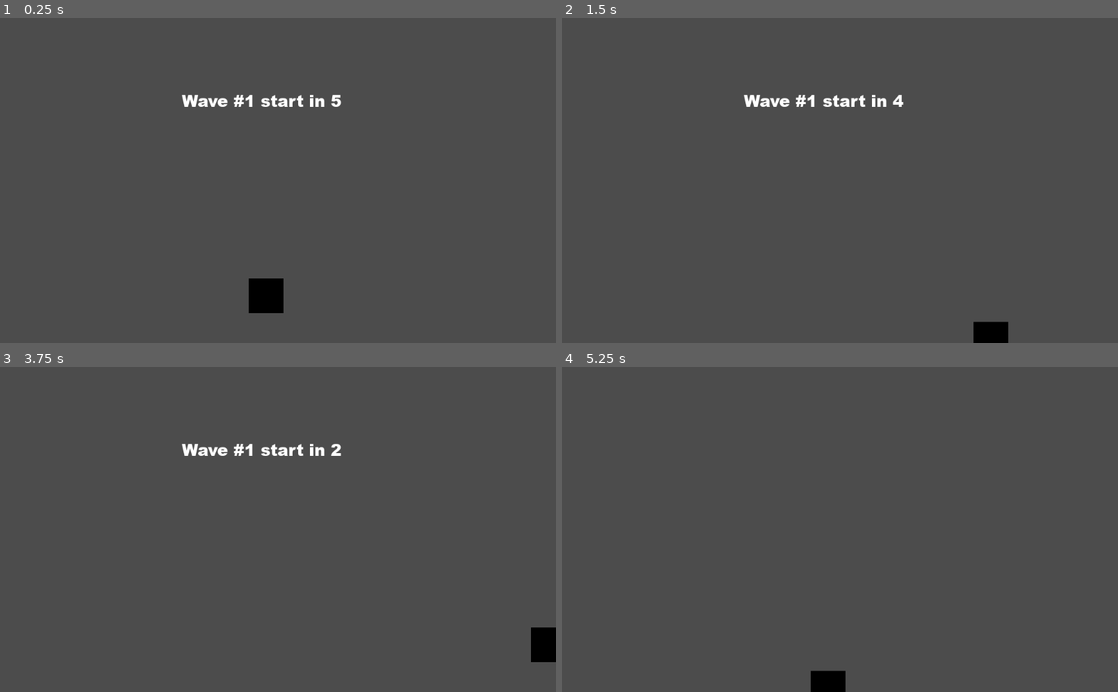
Above: before the commit, frames 1-4 (two rows, left to right).
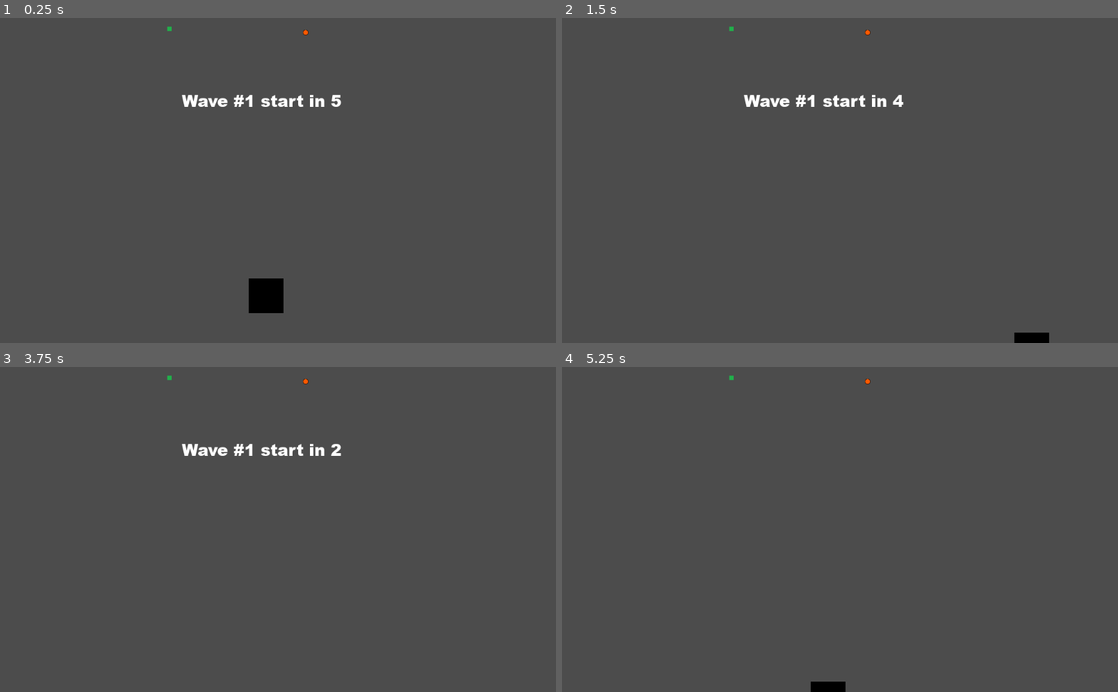
Above: after the commit, the same moments.

Repository: am-camila/Garden-Wars
Game: Godot game, scene res://models/Main/Main.tscn
The game is run twice, just before and just after one commit, with the same random seed, the same clock (stepped at 60 frames per second) and the same inputs. The engine's default icon, where the game draws it, is replaced by a stand-in: a white triangle on a blue panel in a dark square.
Inputs:
- Up to frame 1 (0.25 s): no input
- Up to frame 2 (1.5 s): tap Enter at 0.5 s; hold D (move_right) 0.53-1.28 s; hold S (move_down) from 1.28 s (still down)
- Up to frame 3 (3.75 s): tap Space at 2, 3.5 s; release S (move_down) at 2.03 s; hold D (move_right) 2.03-2.78 s; tap Enter at 2.75 s; hold W (move_up) 2.78-3.53 s; hold A (move_left) from 3.53 s (still down)
- Up to frame 4 (5.25 s): release A (move_left) at 5.03 s; hold S (move_down) from 5.03 s (still down)

The runs differ from the first frame. In frame 1, less than 0.1% of the frame differs, in the area x 30-56%, y 2-6%; in frame 2, 0.6%, in the area x 30-88%, y 2-100%; in frame 3, 0.5%; in frame 4, 0.2%.

Commit message:
agregar sistema de PowerUps

Diff:
--- a/src/Player.gd
+++ b/src/Player.gd
@@ -2,7 +2,7 @@
 
 class_name Player
 
-export var speed = 400
+export var speed = 500
 export var health = 100
 export var damage = 25
 
@@ -11,6 +11,7 @@
 onready var fire_timer = $FireTimer
 
 export (PackedScene) var projectile_scene
+export (PackedScene) var powerUpScene
 
 var target:KinematicBody2D
 var projectile:Sprite
@@ -20,6 +21,7 @@
 
 # Called when the node enters the scene tree for the first time.
 func _ready():
+	powerUpScene.connect("collected", self, "_on_powerup_collected")
 	fire_timer.connect("timeout", self, "fire_at_enemy")
 	max_health = health
 	$LifePoints.max_value = health
@@ -55,16 +57,13 @@
 
 	position += player_position * delta
 
-
 func _on_FireArea_body_entered(body):
 	if body is Enemy:
 		target = body
 		fire_timer.start()
 
-
 func _on_FireArea_body_exited(body):
 	fire_timer.stop()
-
 
 func _on_HitArea_body_entered(body):
 	if body is Enemy: #&& !invulnerabilidad:
@@ -74,3 +73,14 @@
 		#agregar invulnerabilidad por 2 o 3 segundos para que no pueda volver a recibir un hit en ese tiempo
 		if max_health < 1:
 			queue_free()
+
+func increaseSpeed(duration, strength):
+	speed = speed * strength
+
+
+func _on_powerup_collected():
+	var powerUpClass = powerUpScene.powerUpClass
+	if powerUpClass == typeof(SpeedPowerUp):
+		increaseSpeed(5, 1.5)
+	#elif powerUpType == "immunity":
+	#    enableImmunity(7)  # Enable immunity for 7 seconds
--- /dev/null
+++ b/src/PowerUp.gd
@@ -0,0 +1,21 @@
+extends Node2D
+
+signal collected
+
+class_name PowerUp
+
+export var duration: float = 5.0
+export var strength: float = 1.30
+
+onready var timer: Timer = $Timer
+
+func _ready():
+	#timer.start()
+	pass
+func applyPowerUp(player, duration, strength):
+	pass
+
+#Si el player no toma el powerup dentro de un determinado tiempo, se destruye.
+func _on_Timer_timeout():
+	#queue_free()
+	pass
--- a/src/models/Enemy/Enemy.gd
+++ b/src/models/Enemy/Enemy.gd
@@ -5,8 +5,8 @@
 var player
 var max_health
 
-
-
+export (PackedScene) var powerUpScene
+export var powerupChance: float
 export var speed = 3500
 export var health = 50
 export var damage = 25
@@ -38,4 +38,9 @@
 		$LifeBar.value = max_health
 		$LifeBar.show()
 		if max_health < 1:
+			#if randf()*100 <= powerupChance:
+			var powerUp = powerUpScene.instance()
+			powerUp.position = position
+			powerUp.connect("collected", self, "_on_powerup_collected")
+			get_parent().add_child(powerUp)
 			queue_free()
--- a/src/models/Enemy/Enemy.tscn
+++ b/src/models/Enemy/Enemy.tscn
@@ -1,7 +1,8 @@
-[gd_scene load_steps=5 format=2]
+[gd_scene load_steps=6 format=2]
 
 [ext_resource path="res://assets/turret.png" type="Texture" id=1]
 [ext_resource path="res://models/Enemy/Enemy.gd" type="Script" id=2]
+[ext_resource path="res://models/PowerUps/PowerUp.tscn" type="PackedScene" id=3]
 
 [sub_resource type="RectangleShape2D" id=1]
 extents = Vector2( 19, 39 )
@@ -15,6 +16,8 @@
 collision_layer = 2
 collision_mask = 5
 script = ExtResource( 2 )
+powerUpScene = ExtResource( 3 )
+powerupChance = 100.0
 
 [node name="Sprite" type="Sprite" parent="."]
 position = Vector2( 6.875, 15 )
--- /dev/null
+++ b/src/models/Main/Button.gd
@@ -0,0 +1,10 @@
+extends Button
+
+var menu: Node
+
+func _ready():
+	menu = get_node("Menu")  # Assuming the menu is a child node of the button
+
+func _on_Button_pressed():
+	menu.show()  # Show the menu when the button is pressed
+	menu.set_process_input(true)  # Enable input processing for the menu
--- /dev/null
+++ b/src/models/Main/CountdownTimer.gd
@@ -0,0 +1,16 @@
+extends Timer
+
+
+# Declare member variables here. Examples:
+# var a = 2
+# var b = "text"
+
+
+# Called when the node enters the scene tree for the first time.
+func _ready():
+	pass # Replace with function body.
+
+
+# Called every frame. 'delta' is the elapsed time since the previous frame.
+#func _process(delta):
+#	pass
--- a/src/models/Main/Main.tscn
+++ b/src/models/Main/Main.tscn
@@ -1,9 +1,11 @@
-[gd_scene load_steps=8 format=2]
+[gd_scene load_steps=10 format=2]
 
 [ext_resource path="res://models/Player/Player.tscn" type="PackedScene" id=1]
 [ext_resource path="res://models/Enemy/Enemy.tscn" type="PackedScene" id=2]
 [ext_resource path="res://models/Main/Main.gd" type="Script" id=3]
 [ext_resource path="res://fonts/ariblk.ttf" type="DynamicFontData" id=4]
+[ext_resource path="res://assets/proyectile_turret.png" type="Texture" id=7]
+[ext_resource path="res://assets/floor.png" type="Texture" id=8]
 
 [sub_resource type="Curve2D" id=1]
 _data = {
@@ -50,6 +52,29 @@
 custom_fonts/font = SubResource( 3 )
 align = 1
 
+[node name="Node2D" type="Node2D" parent="."]
+
+[node name="ImmunityPowerUp" type="Node2D" parent="."]
+position = Vector2( 312, 20 )
+__meta__ = {
+"_edit_group_": true
+}
+
+[node name="Sprite" type="Sprite" parent="ImmunityPowerUp"]
+scale = Vector2( 0.128788, 0.128788 )
+texture = ExtResource( 8 )
+
+[node name="AttackPowerUp" type="Node2D" parent="."]
+position = Vector2( 560, 24 )
+__meta__ = {
+"_edit_group_": true
+}
+
+[node name="Sprite" type="Sprite" parent="AttackPowerUp"]
+position = Vector2( 2.90529, 2.84091 )
+scale = Vector2( 0.599375, 0.606952 )
+texture = ExtResource( 7 )
+
 [connection signal="timeout" from="EnemiesTimer" to="." method="_on_EnemiesTimer_timeout"]
 [connection signal="timeout" from="PlayWaveTimer" to="." method="_on_PlayWaveTimer_timeout"]
 [connection signal="timeout" from="NumberWaveTimer" to="." method="_on_NumberWaveTimer_timeout"]
--- /dev/null
+++ b/src/models/Main/ScreenLimits.gd
@@ -0,0 +1,30 @@
+extends Area2D
+
+
+var screen_size = Vector2()
+
+func _ready():
+	screen_size = get_viewport_rect().size
+
+func _process(delta):
+	for child in get_children():
+		if child.position.x < 0:
+			child.position.x = 0
+		if child.position.x > screen_size.x:
+			child.position.x = screen_size.x
+		if child.position.y < 0:
+			child.position.y = 0
+		if child.position.y > screen_size.y:
+			child.position.y = screen_size.y
+
+func _on_Area2D_body_exited(body):
+	var pos = body.position
+	if pos.x < 0:
+		pos.x = 0
+	if pos.x > screen_size.x:
+		pos.x = screen_size.x
+	if pos.y < 0:
+		pos.y = 0
+	if pos.y > screen_size.y:
+		pos.y = screen_size.y
+	body.position = pos
--- a/src/models/Player/Player.tscn
+++ b/src/models/Player/Player.tscn
@@ -1,8 +1,9 @@
-[gd_scene load_steps=6 format=2]
+[gd_scene load_steps=7 format=2]
 
 [ext_resource path="res://assets/player.png" type="Texture" id=1]
 [ext_resource path="res://Player.gd" type="Script" id=2]
 [ext_resource path="res://models/Player/PlayerProjectile.tscn" type="PackedScene" id=3]
+[ext_resource path="res://models/PowerUps/PowerUp.tscn" type="PackedScene" id=4]
 
 [sub_resource type="CircleShape2D" id=1]
 radius = 230.176
@@ -15,6 +16,7 @@
 texture = ExtResource( 1 )
 script = ExtResource( 2 )
 projectile_scene = ExtResource( 3 )
+powerUpScene = ExtResource( 4 )
 
 [node name="FireTimer" type="Timer" parent="."]
 wait_time = 0.45
--- /dev/null
+++ b/src/models/PowerUps/PowerUp.tscn
@@ -0,0 +1,31 @@
+[gd_scene load_steps=5 format=2]
+
+[ext_resource path="res://PowerUp.gd" type="Script" id=1]
+[ext_resource path="res://models/PowerUps/SpeedPowerUp.gd" type="Script" id=2]
+[ext_resource path="res://icon.png" type="Texture" id=3]
+
+[sub_resource type="RectangleShape2D" id=1]
+extents = Vector2( 32, 32 )
+
+[node name="PowerUp" type="Node2D"]
+script = ExtResource( 1 )
+
+[node name="Timer" type="Timer" parent="."]
+wait_time = 8.0
+
+[node name="SpeedPowerUp" type="Node2D" parent="."]
+script = ExtResource( 2 )
+__meta__ = {
+"_edit_group_": true
+}
+
+[node name="Sprite" type="Sprite" parent="SpeedPowerUp"]
+texture = ExtResource( 3 )
+
+[node name="Node2D" type="Area2D" parent="SpeedPowerUp"]
+
+[node name="CollisionShape2D" type="CollisionShape2D" parent="SpeedPowerUp/Node2D"]
+shape = SubResource( 1 )
+
+[connection signal="timeout" from="Timer" to="." method="_on_Timer_timeout"]
+[connection signal="body_entered" from="SpeedPowerUp/Node2D" to="SpeedPowerUp" method="_on_Node2D_body_entered"]
--- /dev/null
+++ b/src/models/PowerUps/SpeedPowerUp.gd
@@ -0,0 +1,6 @@
+extends PowerUp
+
+class_name SpeedPowerUp
+
+func applyPowerUp(player, duration, strength):
+	player.increaseSpeed(duration, strength)
--- a/src/project.godot
+++ b/src/project.godot
@@ -19,15 +19,27 @@
 "language": "GDScript",
 "path": "res://Player.gd"
 }, {
+"base": "Node2D",
+"class": "PowerUp",
+"language": "GDScript",
+"path": "res://PowerUp.gd"
+}, {
 "base": "KinematicBody2D",
 "class": "Projectile",
 "language": "GDScript",
 "path": "res://Projectile.gd"
+}, {
+"base": "PowerUp",
+"class": "SpeedPowerUp",
+"language": "GDScript",
+"path": "res://models/PowerUps/SpeedPowerUp.gd"
 } ]
 _global_script_class_icons={
 "Enemy": "",
 "Player": "",
-"Projectile": ""
+"PowerUp": "",
+"Projectile": "",
+"SpeedPowerUp": ""
 }
 
 [application]
